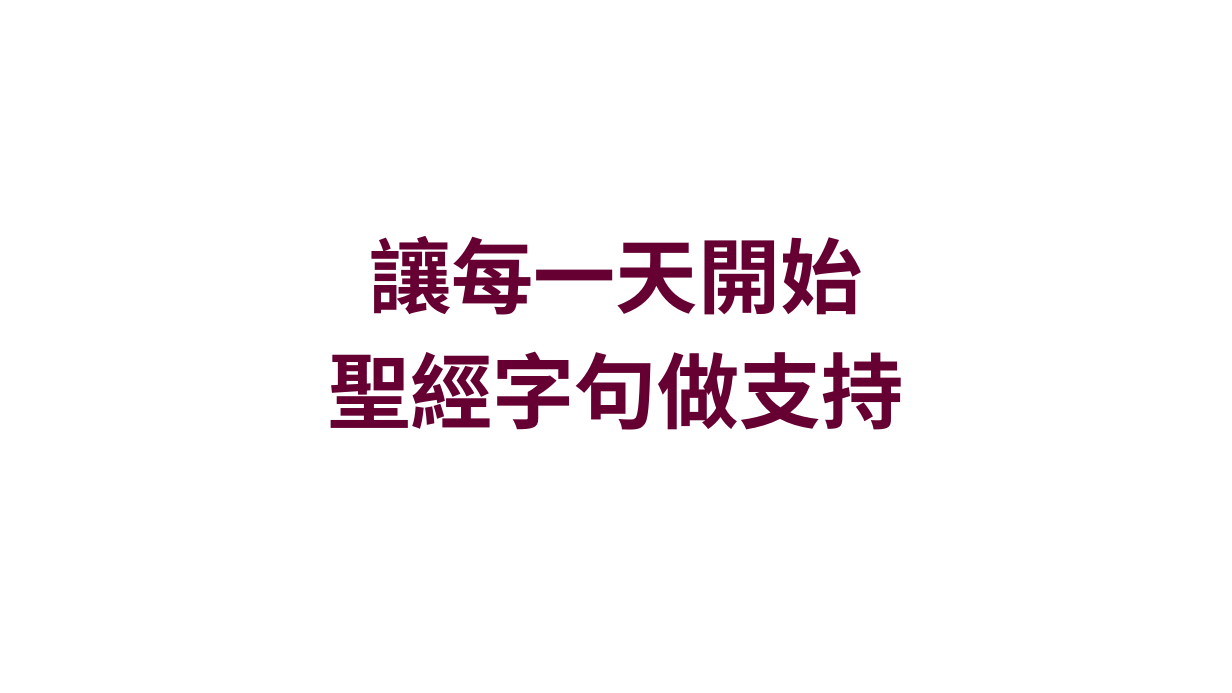
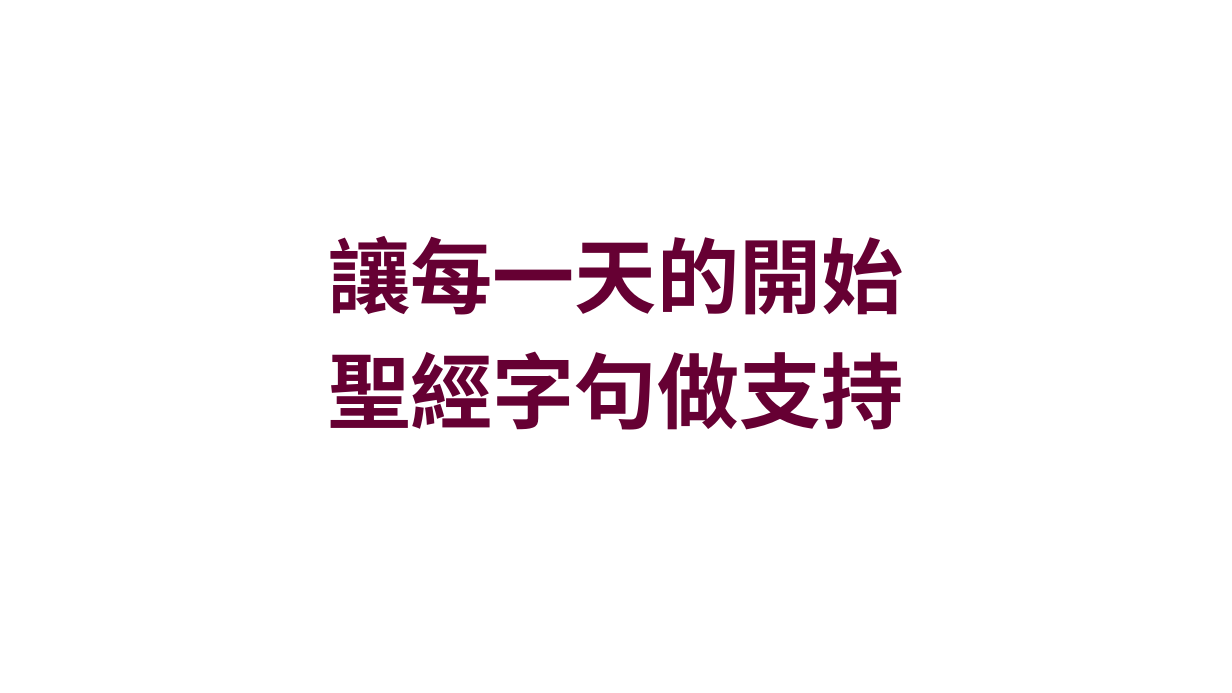
Before and after one commit to batisuoc/bible-school, a slide deck: slide 2 of 2022/7月_遵主話語.pptx. Drawn at 1232x693 pixels with LibreOffice and Linux fonts; fonts in the diff are those of the drawing; background and template pictures are left out. Boxes give left, top, right and bottom in pixels: in the first picture for what was removed or moved away, otherwise in the second. Text is boxed around its words. In the diff, an @@ line names an element or a change of style, - is before the commit and + after.

```diff
--- a/2022/7月_遵主話語.pptx
+++ b/2022/7月_遵主話語.pptx
@@ text at [329, 236, 904, 315]: text changed @@
-讓每一天開始
+讓每一天的開始
```
Also in this commit, not shown: 3 other files.
